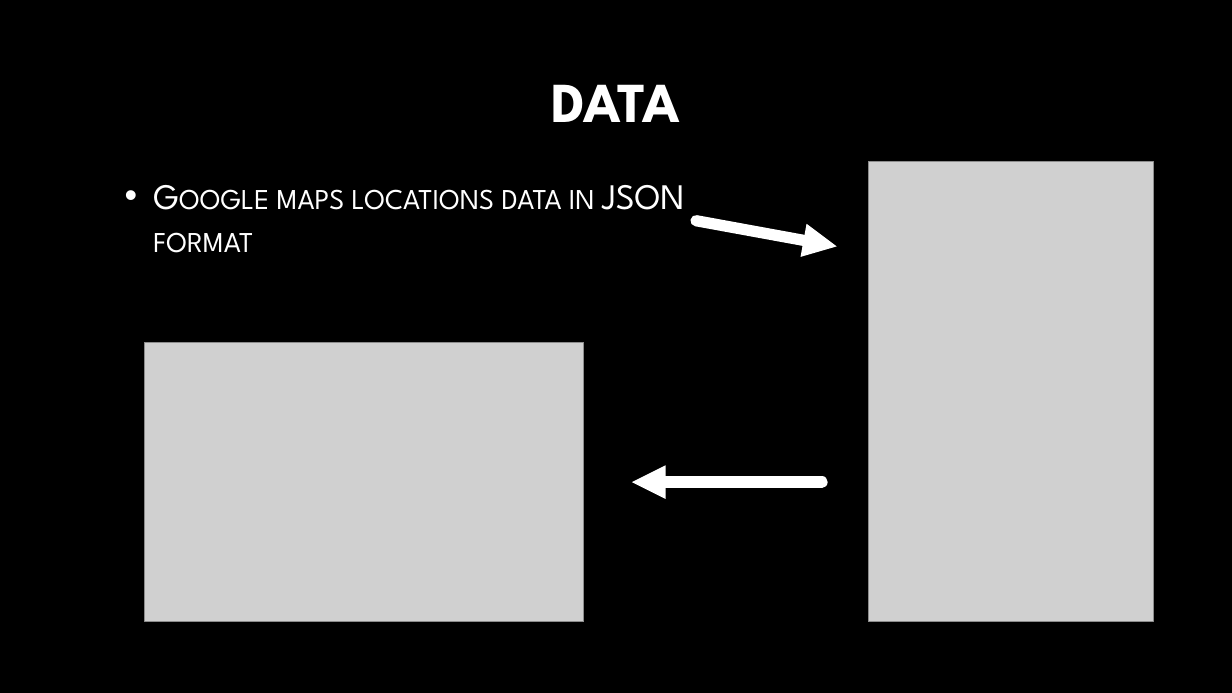
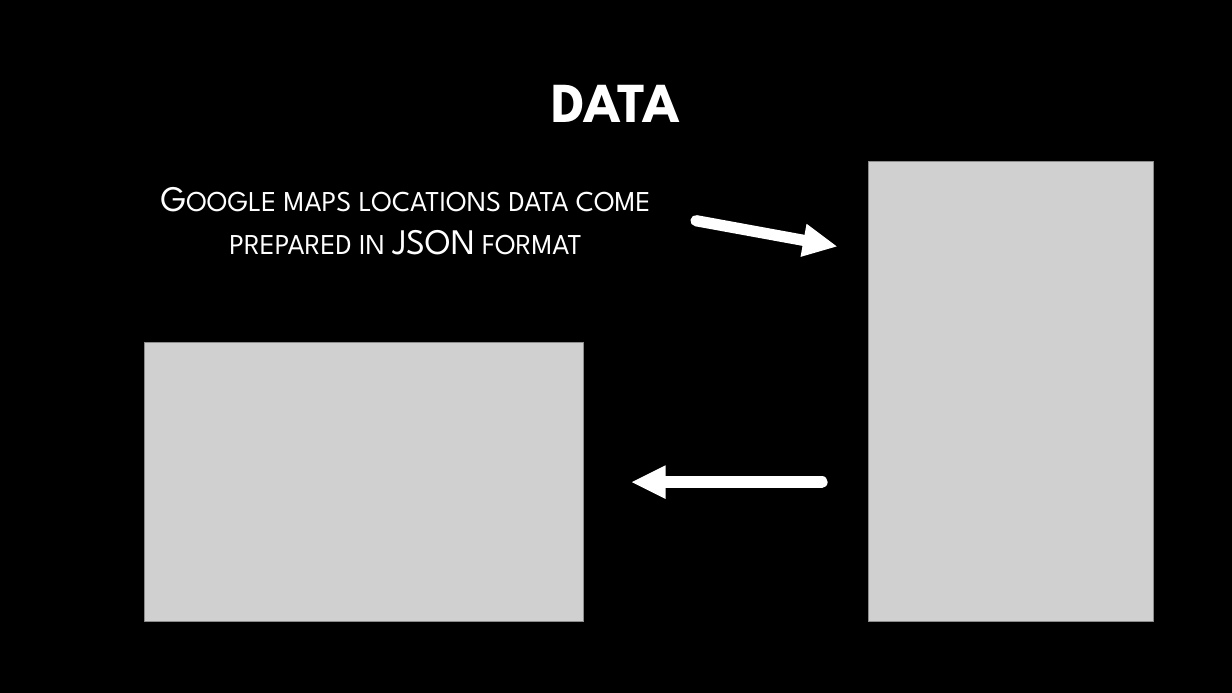
Before and after one commit to aaronk313/dsi, a slide deck: slide 7 of capstone-aaronkim.pptx. Drawn at 1232x693 pixels with LibreOffice and Linux fonts; fonts in the diff are those of the drawing; grey boxes stand for pictures; background and template pictures are left out. Boxes give left, top, right and bottom in pixels: in the first picture for what was removed or moved away, otherwise in the second. Text is boxed around its words. In the diff, an @@ line names an element or a change of style, - is before the commit and + after.

```diff
--- a/capstone-aaronkim.pptx
+++ b/capstone-aaronkim.pptx
@@ text at [229,191,651,255]: text changed @@
-• Google maps locations data in JSON format
+Google maps locations data come prepared in JSON format
```
Also in this commit, not shown: 6 other slides changed, 2 slides removed, 2 other files.
